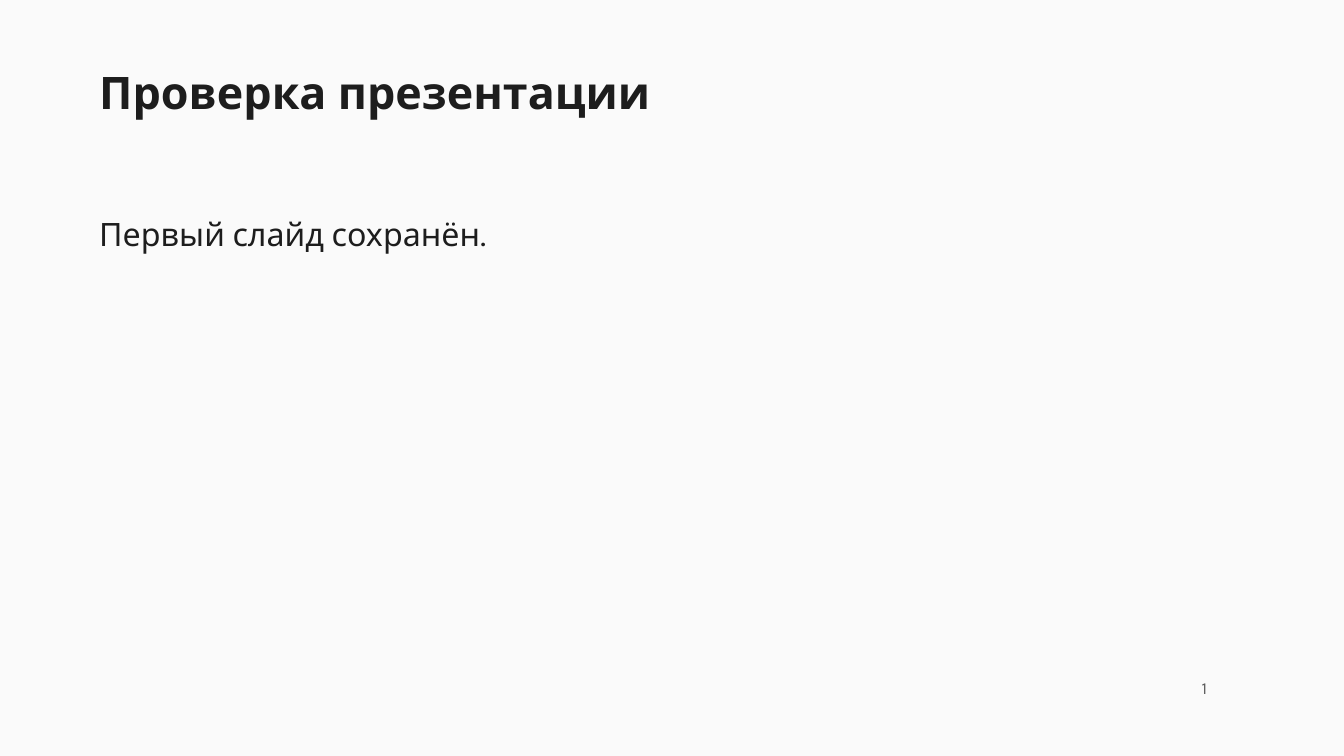
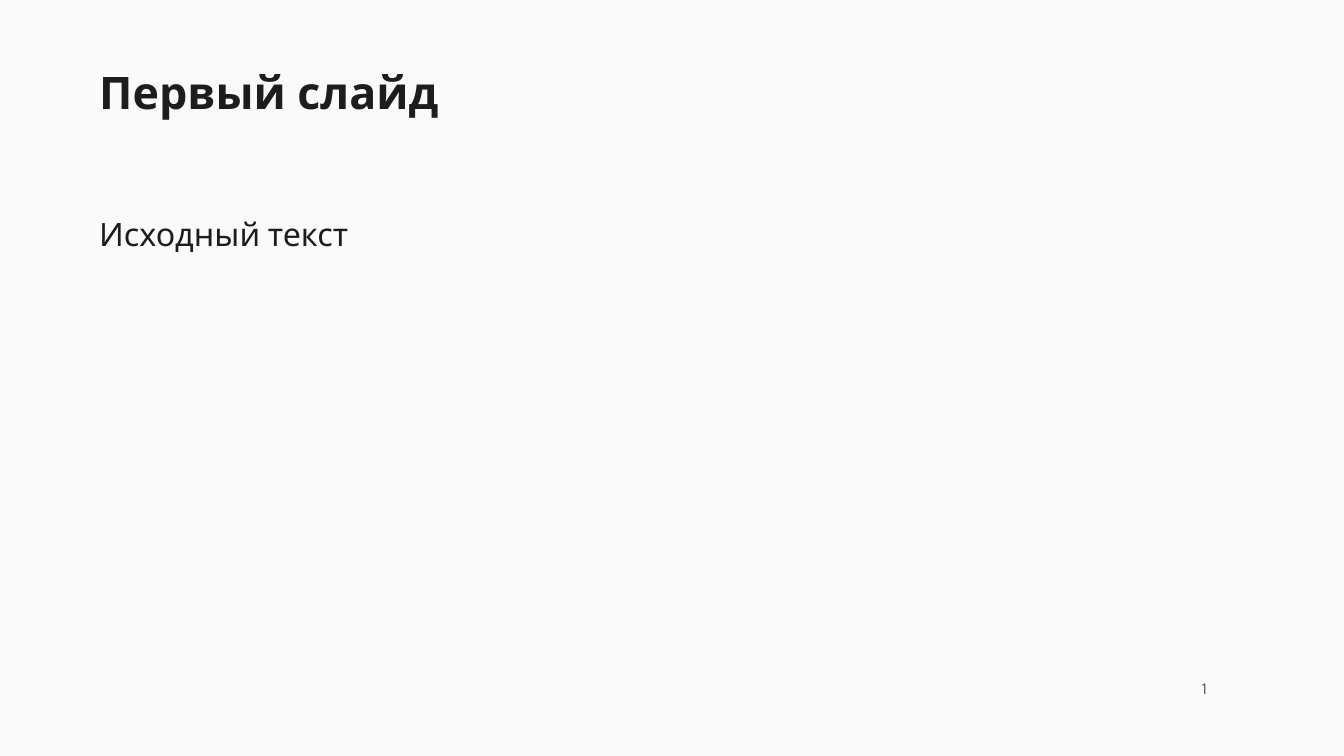
Before and after one commit to RLM-Company/Nexus-OS, a slide deck: slide 1 of docs/team/operation-2026-11-27/deliveries/07_GEMINI/evidence/studio-presentation.pptx. Drawn at 1344x756 pixels with LibreOffice and Linux fonts; fonts in the diff are those of the drawing. Boxes give left, top, right and bottom in pixels: in the first picture for what was removed or moved away, otherwise in the second. Text is boxed around its words. In the diff, an @@ line names an element or a change of style, - is before the commit and + after.

```diff
--- a/docs/team/operation-2026-11-27/deliveries/07_GEMINI/evidence/studio-presentation.pptx
+++ b/docs/team/operation-2026-11-27/deliveries/07_GEMINI/evidence/studio-presentation.pptx
@@ text at [99,74,438,120]: text changed @@
-Проверка презентации
+Первый слайд
@@ text at [99,221,348,252]: text changed @@
-Первый слайд сохранён.
+Исходный текст
```
Also in this commit, not shown: 2 other slides changed, 6 other files.
